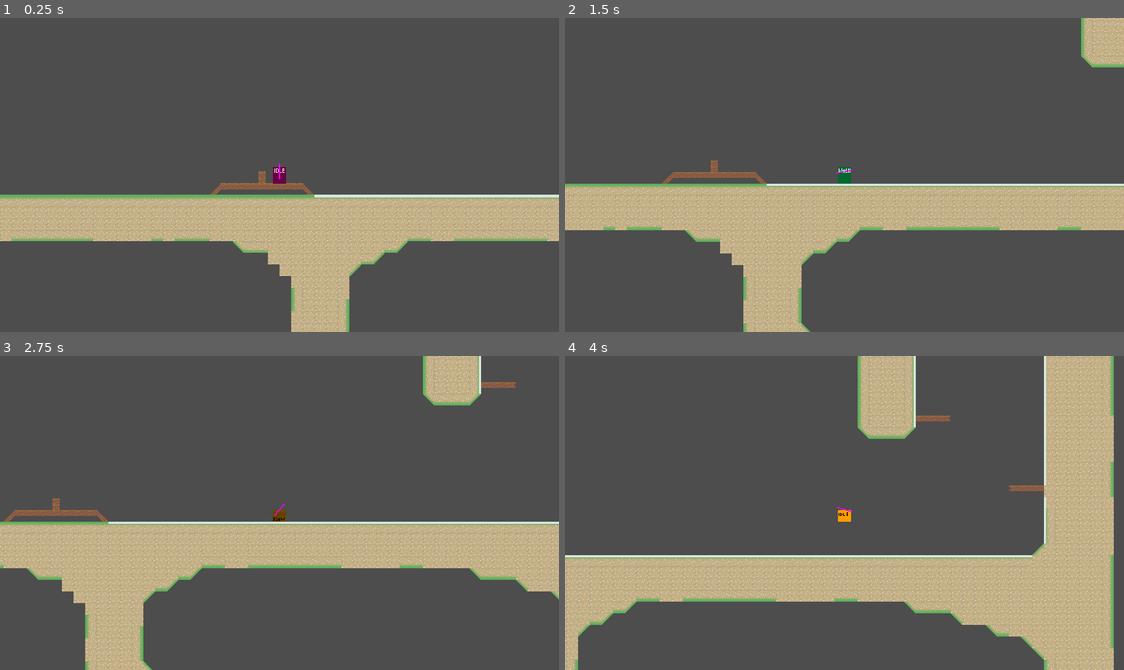
Above: before the commit, frames 1-4 (two rows, left to right).
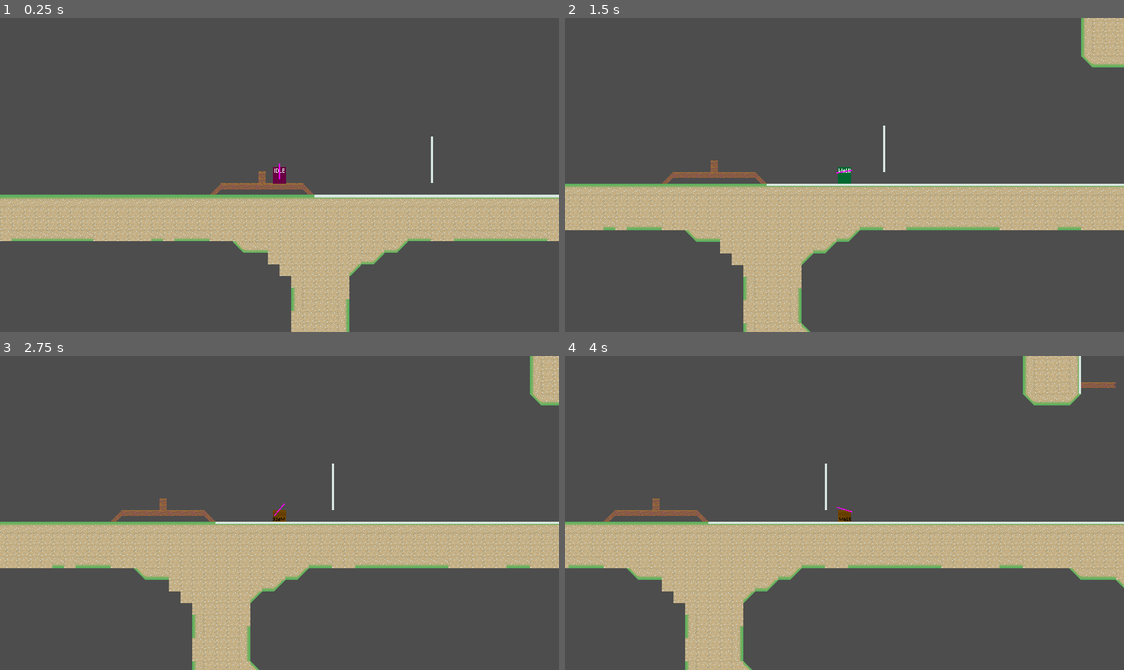
Above: after the commit, the same moments.

Repository: haruo-gabriel/portal2d
Game: Godot game, scene res://levels/level_1/level_scene.tscn
Same seed, same stepped clock (60 frames per second), same inputs: the game is played once before the commit and once after it.
Inputs (mouse positions are in pixels of both pictures, inside the frame that each line leads up to):
- Up to frame 1 (0.25 s): no input
- Up to frame 2 (1.5 s): tap Enter at 0.5 s; move the mouse to (967, 159) at 0.52 s; hold Shift (crouch) 0.53-1.28 s; hold D (move_right) from 0.53 s (still down); tap Space (jump) at 0.77 s; move the mouse to (732, 190) at 1.27 s; click (732, 190) at 1.35 s
- Up to frame 3 (2.75 s): tap Space (jump) at 1.52 s; move the mouse to (335, 443) at 2.02 s; release D (move_right) at 2.03 s; hold A (move_left) from 2.03 s (still down); hold Shift (crouch) from 2.03 s (still down)
- Up to frame 4 (4 s): move the mouse to (816, 575) at 2.77 s; release A (move_left) at 2.78 s; release Shift (crouch) at 2.78 s; hold D (move_right) from 2.78 s (still down); click (816, 575) at 2.85 s; tap Space (jump) at 3.02, 3.77 s; move the mouse to (1012, 560) at 3.52 s; hold Shift (crouch) from 3.53 s (still down)

The runs differ from the first frame. In frame 1, less than 0.1% of the frame differs, in the area x 77-78%, y 37-53%; in frame 2, less than 0.1%; in frame 3, 19%; in frame 4, 40%, in the area x 0-100%, y 0-100%.
Error before the commit: Trying to return value of type "Nil" from a function whose return type is "bool". (res://characters/player/scripts/portal_caster.gd:47)

Commit message:
Adding layer check and fixing math
The code tries to find the portal layer by looping over it and looking for a layer named "Portal".

I also fixed a problem with improper rounding in the to_coord function

Diff:
--- a/godot project/characters/player/scripts/portal_caster.gd
+++ b/godot project/characters/player/scripts/portal_caster.gd
@@ -12,8 +12,14 @@
 const CASTS: int = 10
 const TOLERANCE: float = .9
 
+var layer: int
+
 func to_coord(pos: Vector2) -> Vector2i:
-	return Vector2i(pos / GameConstants.TILE_SIZE)
+
+	var x: int = floor(pos[0] / GameConstants.TILE_SIZE)
+	var y: int = floor(pos[1] / GameConstants.TILE_SIZE)
+
+	return Vector2i(x, y)
 
 func fix_pos(pos: Vector2, normal: Vector2) -> Vector2:
 
@@ -39,12 +45,12 @@
 	result.position = fix_pos(result.position, result.normal)
 
 	var coord = to_coord(result.position)
-	var tile = tile_map.get_cell_tile_data(0, coord)
+	var tile = tile_map.get_cell_tile_data(layer, coord)
 
 	if tile == null:
 		return false
 
-	return tile.get_custom_data("CanPortal")
+	return true
 
 func get_valid_squares(pos: Vector2, normal: Vector2) -> Dictionary:
 
@@ -112,3 +118,9 @@
 		portal_pos += rotated * (GameConstants.PORTAL_SIZE / 2.0 - span2) * GameConstants.TILE_SIZE
 
 	return [portal_pos, normal]
+
+func _ready() -> void:
+
+	for i in range(tile_map.get_layers_count()):
+		if tile_map.get_layer_name(i) == "Portal":
+			layer = i
--- a/godot project/levels/level_1/level_scene.tscn
+++ b/godot project/levels/level_1/level_scene.tscn
@@ -11,7 +11,7 @@
 layer_0/name = "Terrain"
 layer_0/tile_data = PackedInt32Array(65533, 65536, 0, 131069, 262144, 0, 65534, 65536, 0, 131070, 262144, 0, 65535, 655 …(100558 unchanged characters)…
 layer_1/name = "Portal"
-layer_1/tile_data = PackedInt32Array(-2162534, 196608, 10737 …(8207 unchanged characters)… , 536870915, -1113879, 196608, 536870915)
+layer_1/tile_data = PackedInt32Array(-2162534, 196608, 10737 …(8207 unchanged characters)… , 536870915, -1113879, 196608, 536870915, -1507195, 262144, 3, -1572731, 262144, 3, -1638267, 262144, 3, -1703803, 262144, 3)
 
 [node name="Player" parent="." instance=ExtResource("2_i7aku")]
 position = Vector2(1920, -352)
